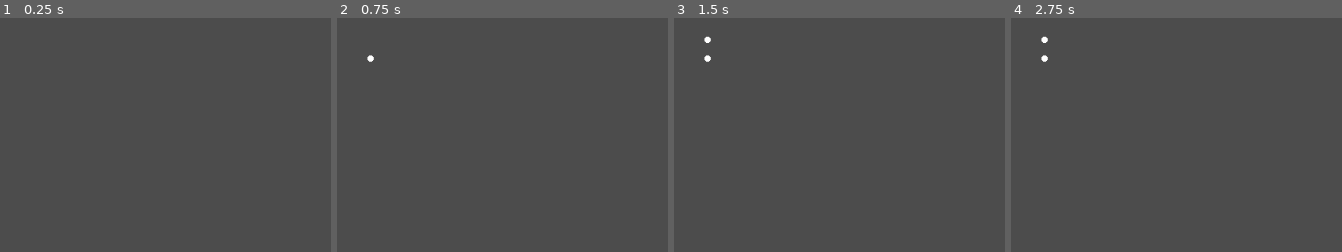
Above: before the commit, frames 1-4 (left to right).
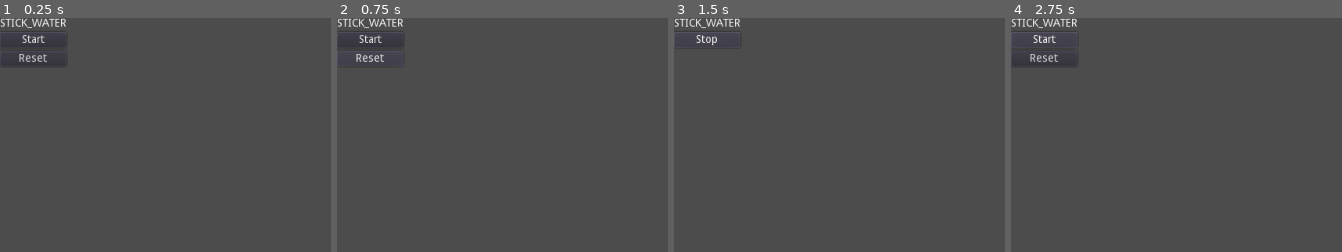
Above: after the commit, the same moments.

Repository: Haydoggo/Contraption
Game: Godot game, scene res://Editor2.tscn
Same seed, same stepped clock (60 frames per second), same inputs: the game is played once before the commit and once after it.
Inputs (mouse positions are % of the whole screen's width and height, from its top left):
- Up to frame 1 (0.25 s): no input
- Up to frame 2 (0.75 s): click (5, 9) at 0.5 s, where only the run after the commit has a clickable "Reset"
- Up to frame 3 (1.5 s): click (5, 5) at 1.25 s, where only the run after the commit has a clickable "Start"
- Up to frame 4 (2.75 s): click (5, 5) at 2 s, where only the run after the commit has a clickable "Stop"
The pictures show only the part of the screen within x 0-50%, y 0-50%; the shares and areas given below are measured in that part.

The runs differ from the first frame. In frame 1, 0.8% of the frame differs, in the area x 0-20%, y 0-21%; in frame 2, 0.7%; in frame 3, 0.6%; in frame 4, 0.8%.

Commit message:
Added Wheels and Colliding sticks

Diff:
--- a/Editor2.gd
+++ b/Editor2.gd
@@ -1,23 +1,74 @@
 extends Node2D
+
+enum PartType {
+	STICK_WATER,
+	STICK_SOLID,
+	WHEEL,
+	WHEEL_JOINER,
+}
 
 var snap_dist = 16
 var vertices := []
 var parts := []
-
+var part_to_body := {}
+var part_type setget _set_part_type
 var running = false
 var _start_vert : Vert = null
+var _start_wheel : Wheel = null
 
 class Part:
-	pass
+	var verts := []
+	func get_vert(index : int) -> Vert:
+		return verts[index]
 
 class Stick:
 	extends Part
-	var vert_1 : Vert
-	var vert_2 : Vert
+	enum VertName {
+		START,
+		END,
+	}
+	var solid = false
+
+	func _init():
+		for i in VertName:
+			verts.append(null)
+
+class Wheel:
+	extends Part
+	var radius = 20
+	enum VertName {
+		CENTER,
+		RIGHT,
+		TOP,
+		LEFT,
+		BOTTOM,
+	}
+
+	func _init():
+		for i in VertName:
+			verts.append(null)
+
+	func add_verts() -> Array:
+		var center_vert := get_vert(VertName.CENTER)
+		var new_verts := []
+		for i in range(1, VertName.size()):
+			var vert = Vert.new()
+			vert.pos = center_vert.pos + Vector2(radius, 0).rotated(PI/2 * i)
+			vert.parts.append(self)
+			verts[i] = vert
+			new_verts.append(vert)
+		return new_verts
 
 class Vert:
 	var pos := Vector2(0,0)
 	var parts := []
+
+func _ready():
+	_set_part_type(PartType.STICK_WATER)
+
+func _set_part_type(val):
+	part_type = val
+	$Control/VBoxContainer/Label.text = str(PartType.keys()[part_type])
 
 func _process(_delta):
 	update()
@@ -29,43 +80,127 @@
 	return null
 
 func _input(event):
+
 	if event.is_action_pressed("build"):
-		_start_vert = get_nearest_vertex(get_global_mouse_position())
-		if _start_vert == null:
-			_start_vert = Vert.new()
-			_start_vert.pos = get_global_mouse_position()
-			vertices.append(_start_vert)
+		start_build(get_global_mouse_position())
 
 	if event.is_action_released("build"):
-		var _end_vert = get_nearest_vertex(get_global_mouse_position())
-		if _end_vert == null:
-			_end_vert = Vert.new()
-			_end_vert.pos = get_global_mouse_position()
-			vertices.append(_end_vert)
-		var stick := Stick.new()
-		stick.vert_1 = _start_vert
-		stick.vert_2 = _end_vert
-		_start_vert.parts.append(stick)
-		_end_vert.parts.append(stick)
-		parts.append(stick)
-
-	if event.is_action_pressed("ui_accept"):
-		running = !running
-		start() if running else stop()
+		end_build(get_global_mouse_position())
+
+	if event.is_action_pressed("ui_focus_next"):
+		_set_part_type((part_type + 1) % PartType.size())
+
+	if event is InputEventMouseMotion and Input.is_action_pressed("pan"):
+		$Camera2D.position -= event.relative * $Camera2D.zoom.x
+
+	if event is InputEventMouseButton and event.pressed:
+		if event.button_index == BUTTON_WHEEL_UP:
+			$Camera2D.zoom /= 1.1
+		if event.button_index == BUTTON_WHEEL_DOWN:
+			$Camera2D.zoom *= 1.1
+
+func start_build(mpos : Vector2):
+	match part_type:
+		PartType.STICK_WATER, PartType.STICK_SOLID:
+			_start_vert = get_nearest_vertex(mpos)
+			if _start_vert == null:
+				_start_vert = Vert.new()
+				_start_vert.pos = mpos
+				vertices.append(_start_vert)
+		PartType.WHEEL_JOINER:
+			_start_wheel = null
+			var vert = get_nearest_vertex(mpos)
+			if vert != null and vert.parts[0] is Wheel:
+				var wheel : Wheel = vert.parts[0]
+				if wheel.get_vert(wheel.VertName.CENTER) == vert:
+					_start_wheel = wheel
+					_start_vert = vert
+
+func end_build(mpos : Vector2):
+	match part_type:
+		PartType.STICK_WATER, PartType.STICK_SOLID:
+			var _end_vert = get_nearest_vertex(mpos)
+			if _end_vert == null:
+				_end_vert = Vert.new()
+				_end_vert.pos = mpos
+				vertices.append(_end_vert)
+			var stick := Stick.new()
+			stick.solid = part_type == PartType.STICK_SOLID
+			stick.verts[stick.VertName.START] = _start_vert
+			stick.verts[stick.VertName.END] = _end_vert
+			_start_vert.parts.append(stick)
+			_end_vert.parts.append(stick)
+			parts.append(stick)
+
+		PartType.WHEEL:
+			var _end_vert = get_nearest_vertex(mpos)
+			if _end_vert == null:
+				_end_vert = Vert.new()
+				_end_vert.pos = mpos
+				vertices.append(_end_vert)
+			var wheel := Wheel.new()
+			wheel.verts[wheel.VertName.CENTER] = _end_vert
+			_end_vert.parts.append(wheel)
+			vertices.append_array(wheel.add_verts())
+			parts.append(wheel)
+
+		PartType.WHEEL_JOINER:
+			var _end_wheel = null
+			var vert = get_nearest_vertex(mpos)
+			if vert != null and vert.parts[0] is Wheel:
+				var wheel : Wheel = vert.parts[0]
+				if wheel == _start_wheel : return
+				if wheel.get_vert(wheel.VertName.CENTER) == vert:
+					_end_wheel = wheel
+			if _end_wheel != null:
+				var old_part_type = part_type
+				part_type = PartType.STICK_WATER
+				for i in range(5):
+					start_build(_start_wheel.get_vert(i).pos)
+					end_build(_end_wheel.get_vert(i).pos)
+				part_type = old_part_type
+
+
+
+func construct_part(part : Part) -> RigidBody2D:
+	if part is Stick:
+		var stick_body
+		if part.solid:
+			stick_body = preload("res://StickSolid.tscn").instance()
+		else:
+			stick_body = preload("res://Stick.tscn").instance()
+		var start_vert := part.get_vert(part.VertName.START)
+		var end_vert := part.get_vert(part.VertName.END)
+
+		stick_body.position = 0.5*(start_vert.pos + end_vert.pos)
+		stick_body.rotation = (end_vert.pos - start_vert.pos).angle()
+		stick_body.get_node("CollisionShape2D").shape.extents.x = (end_vert.pos - start_vert.pos).length()*0.5
+		stick_body.mass = max((end_vert.pos - start_vert.pos).length(), 1) / 100
+		return stick_body
+
+	if part is Wheel:
+		var wheel_body = preload("res://Wheel.tscn").instance()
+		var center_vert := part.get_vert(part.VertName.CENTER)
+		wheel_body.position = center_vert.pos
+		return wheel_body
+
+	return null
 
 func start():
 	print("start")
 
-	var part_to_body := {}
-
 	for part in parts:
-		var stick_body = preload("res://Stick.tscn").instance()
-		stick_body.position = 0.5*(part.vert_1.pos + part.vert_2.pos)
-		stick_body.rotation = (part.vert_2.pos - part.vert_1.pos).angle()
-		stick_body.get_node("CollisionShape2D").shape.extents.x = (part.vert_2.pos - part.vert_1.pos).length()*0.5
-		stick_body.mass = max((part.vert_2.pos - part.vert_1.pos).length(), 1) / 100
-		add_child(stick_body)
-		part_to_body[part] = stick_body
+		var body = construct_part(part)
+		add_child(body)
+		part_to_body[part] = body
+
+	for part in parts:
+		if part is Wheel:
+			var center_vert = part.get_vert(part.VertName.CENTER)
+			for connected_part in center_vert.parts:
+				if connected_part != part:
+					part_to_body[part].motorised_body = part_to_body[connected_part]
+					break
 
 	for vertex in vertices:
 		vertex = vertex as Vert
@@ -75,27 +210,60 @@
 			if part_1 == part_2:
 				break
 			var j = PinJoint2D.new()
+			j.disable_collision = false
 			part_to_body[part_1].add_child(j)
 			j.global_position = vertex.pos
 			j.node_a = part_to_body[part_1].get_path()
 			j.node_b = part_to_body[part_2].get_path()
-			j.softness = 0.1
+			j.softness = 1
+
+			for part in vertex.parts:
+				if part == part_1: continue
+				(part_to_body[part_1] as RigidBody2D).add_collision_exception_with(part_to_body[part])
 
 func stop():
 	print("stop")
+	part_to_body.clear()
 	for part in get_tree().get_nodes_in_group("Parts"):
 		part.free()
 
 func _draw():
 	if running: return
 	for part in parts:
-		draw_line(part.vert_1.pos, part.vert_2.pos, Color.cornflower, 4)
+		if part is Stick:
+			draw_line(part.get_vert(part.VertName.START).pos,
+					part.get_vert(part.VertName.END).pos,
+					Color.sienna if part.solid else Color.cornflower, 4)
+		if part is Wheel:
+			draw_circle(part.get_vert(part.VertName.CENTER).pos,
+					part.radius, Color.coral)
+
 	for vert in vertices:
 		draw_circle(vert.pos, 4, Color.white)
 
 	if Input.is_action_pressed("build"):
-		var nearest_vert = get_nearest_vertex(get_global_mouse_position())
-		var mpos = get_global_mouse_position()
-		if nearest_vert != null and nearest_vert != _start_vert:
+		var nearest_vert := get_nearest_vertex(get_global_mouse_position())
+		var mpos := get_global_mouse_position()
+		if nearest_vert != null:
 			mpos = nearest_vert.pos
-		draw_line(_start_vert.pos, mpos, Color( 0.39, 0.58, 0.93, 0.2), 4)
+		match part_type:
+			PartType.STICK_WATER:
+				draw_line(_start_vert.pos, mpos, Color( 0.39, 0.58, 0.93, 0.2), 4)
+			PartType.STICK_SOLID:
+				draw_line(_start_vert.pos, mpos, Color( 0.63, 0.32, 0.18, 0.2), 4)
+			PartType.WHEEL:
+				draw_circle(mpos, 20, Color( 1, 0.5, 0.31, 0.2))
+			PartType.WHEEL_JOINER:
+				if _start_wheel != null:
+					draw_line(_start_vert.pos, mpos, Color( 0.63, 0.63, 0.63, 0.2), 8)
+
+func _on_StartButton_pressed():
+	running = !running
+	start() if running else stop()
+	$Control/VBoxContainer/StartButton.text = "Stop" if running else "Start"
+	$Control/VBoxContainer/ResetButton.visible = not running
+
+
+func _on_ResetButton_pressed():
+	parts.clear()
+	vertices.clear()
--- a/Editor2.tscn
+++ b/Editor2.tscn
@@ -1,6 +1,21 @@
-[gd_scene load_steps=2 format=2]
+[gd_scene load_steps=7 format=2]
 
 [ext_resource path="res://Editor2.gd" type="Script" id=1]
+
+[sub_resource type="CircleShape2D" id=5]
+radius = 107.838
+
+[sub_resource type="InputEventAction" id=1]
+action = "ui_accept"
+
+[sub_resource type="ShortCut" id=2]
+shortcut = SubResource( 1 )
+
+[sub_resource type="InputEventAction" id=3]
+action = "ui_cancel"
+
+[sub_resource type="ShortCut" id=4]
+shortcut = SubResource( 3 )
 
 [node name="Editor" type="Node2D"]
 script = ExtResource( 1 )
@@ -8,5 +23,62 @@
 [node name="StaticBody2D" type="StaticBody2D" parent="."]
 
 [node name="CollisionPolygon2D" type="CollisionPolygon2D" parent="StaticBody2D"]
-position = Vector2( -144.163, -34.7058 )
-polygon = PoolVector2Array( 31.6541, 607.063, 151.79, 502.946, 173.147, 505.616, 226.541, 533.647, 261.247, 545.661, 298.622, 545.661, 358.69, 517.629, 389.391, 526.973, 425.432, 563.014, 554.911, 592.38, 720.432, 585.706, 780.499, 551, 811.201, 514.959, 839.232, 486.928, 873.938, 476.249, 896.63, 476.249, 946.019, 484.258, 1018.1, 538.986, 1051.47, 555.005, 1120.88, 559.009, 1180.95, 557.674, 1243.14, 572.4, 1279.06, 590.36, 1301.51, 620.666, 1309.37, 648.728, 1300.39, 698.116, 1230.34, 751.226, 677.717, 789.936, 115.749, 717.855 )
+position = Vector2( -144.163, -32.7058 )
+polygon = PoolVector2Array( 122.826, 599.26, 510.882, 605.559, 590.256, 589.18, 694.83, 556.422, 803.183, 561.462, 935.475, 603.04, 999.731, 570.282, 1037.53, 546.343, 1081.63, 535.004, 1115.64, 532.484, 1144.62, 537.524, 1182.42, 565.242, 1206.36, 592.96, 1292.03, 600.52, 1313.45, 611.859, 1319.75, 630.758, 1319.75, 653.436, 1298.33, 759.27, 1149.66, 819.746, 1110.6, 768.089, 1147.14, 741.631, 1181.16, 716.432, 1186.2, 662.256, 809.483, 650.917, 680.971, 734.071, 557.499, 823.526, 401.268, 792.028, 276.536, 705.093, 175.742, 657.216 )
+
+[node name="CollisionPolygon2D2" type="CollisionPolygon2D" parent="StaticBody2D"]
+position = Vector2( -144.163, -32.7058 )
+polygon = PoolVector2Array( 1499.81, 280.697, 1631.95, 278.809, 1650.83, 91.9218, 1424.3, 88.1463, 1418.64, 207.075, 1482.82, 218.401 )
+
+[node name="CollisionShape2D" type="CollisionShape2D" parent="StaticBody2D"]
+position = Vector2( 1666.66, 729.411 )
+shape = SubResource( 5 )
+
+[node name="Control" type="CanvasLayer" parent="."]
+
+[node name="VBoxContainer" type="VBoxContainer" parent="Control"]
+margin_right = 72.0
+margin_bottom = 62.0
+size_flags_horizontal = 3
+__meta__ = {
+"_edit_use_anchors_": false
+}
+
+[node name="Label" type="Label" parent="Control/VBoxContainer"]
+margin_right = 72.0
+margin_bottom = 14.0
+text = "STICK"
+__meta__ = {
+"_edit_use_anchors_": false
+}
+
+[node name="StartButton" type="Button" parent="Control/VBoxContainer"]
+margin_top = 18.0
+margin_right = 72.0
+margin_bottom = 38.0
+focus_mode = 0
+enabled_focus_mode = 0
+shortcut = SubResource( 2 )
+text = "Start"
+__meta__ = {
+"_edit_use_anchors_": false
+}
+
+[node name="ResetButton" type="Button" parent="Control/VBoxContainer"]
+margin_top = 42.0
+margin_right = 72.0
+margin_bottom = 62.0
+focus_mode = 0
+enabled_focus_mode = 0
+shortcut = SubResource( 4 )
+text = "Reset"
+__meta__ = {
+"_edit_use_anchors_": false
+}
+
+[node name="Camera2D" type="Camera2D" parent="."]
+offset = Vector2( 512, 300 )
+current = true
+
+[connection signal="pressed" from="Control/VBoxContainer/StartButton" to="." method="_on_StartButton_pressed"]
+[connection signal="pressed" from="Control/VBoxContainer/ResetButton" to="." method="_on_ResetButton_pressed"]
--- a/Stick.tscn
+++ b/Stick.tscn
@@ -8,7 +8,7 @@
 "Parts",
 "Sticks",
 ]]
-collision_mask = 2
+collision_layer = 2
 
 [node name="CollisionShape2D" type="CollisionShape2D" parent="."]
 shape = SubResource( 1 )
--- /dev/null
+++ b/StickSolid.tscn
@@ -0,0 +1,15 @@
+[gd_scene load_steps=3 format=2]
+
+[ext_resource path="res://Stick.tscn" type="PackedScene" id=1]
+
+[sub_resource type="RectangleShape2D" id=1]
+resource_local_to_scene = true
+extents = Vector2( 10, 2 )
+
+[node name="Stick" instance=ExtResource( 1 )]
+collision_layer = 4
+collision_mask = 5
+
+[node name="CollisionShape2D" parent="." index="0"]
+modulate = Color( 0.419608, 0.215686, 0, 1 )
+shape = SubResource( 1 )
--- /dev/null
+++ b/Wheel.gd
@@ -0,0 +1,14 @@
+extends RigidBody2D
+
+var motorised_body : RigidBody2D
+var motor_speed = 10
+var motor_power = 90000
+
+func _physics_process(delta):
+	if motorised_body == null: return
+	var rel_vel = angular_velocity - motorised_body.angular_velocity
+	var motor_rel_vel = motor_speed - rel_vel
+	var impulse = motor_rel_vel * motor_power
+	var clamped_impulse = clamp(impulse, -motor_power, motor_power)
+	apply_torque_impulse(clamped_impulse * delta)
+	motorised_body.apply_torque_impulse(-clamped_impulse * 0.0 * delta)
--- /dev/null
+++ b/Wheel.tscn
@@ -0,0 +1,28 @@
+[gd_scene load_steps=3 format=2]
+
+[ext_resource path="res://Wheel.gd" type="Script" id=1]
+
+[sub_resource type="CircleShape2D" id=1]
+radius = 20.0
+
+[node name="Wheel" type="RigidBody2D" groups=[
+"Parts",
+]]
+collision_layer = 4
+collision_mask = 5
+script = ExtResource( 1 )
+
+[node name="CollisionShape2D" type="CollisionShape2D" parent="."]
+shape = SubResource( 1 )
+
+[node name="Line2D" type="Line2D" parent="."]
+points = PoolVector2Array( 0, 0, 20, 0 )
+width = 4.0
+default_color = Color( 0.501961, 1, 0.4, 1 )
+
+[node name="Label" type="Label" parent="."]
+margin_right = 40.0
+margin_bottom = 14.0
+__meta__ = {
+"_edit_use_anchors_": false
+}
--- a/project.godot
+++ b/project.godot
@@ -14,6 +14,10 @@
 run/main_scene="res://Editor2.tscn"
 config/icon="res://icon.png"
 
+[display]
+
+window/vsync/vsync_via_compositor=true
+
 [input]
 
 build={
@@ -21,6 +25,17 @@
 "events": [ Object(InputEventMouseButton,"resource_local_to_scene":false,"resource_name":"","device":0,"alt":false,"shi …(212 unchanged characters)…
  ]
 }
+pan={
+"deadzone": 0.5,
+"events": [ Object(InputEventMouseButton,"resource_local_to_scene":false,"resource_name":"","device":0,"alt":false,"shift":false,"control":false,"meta":false,"command":false,"button_mask":0,"position":Vector2( 0, 0 ),"global_position":Vector2( 0, 0 ),"factor":1.0,"button_index":2,"pressed":false,"doubleclick":false,"script":null)
+ ]
+}
+
+[layer_names]
+
+2d_physics/layer_1="Terrain"
+2d_physics/layer_2="Water"
+2d_physics/layer_3="Solid"
 
 [physics]
 
Not shown, changed: icon.png.import
